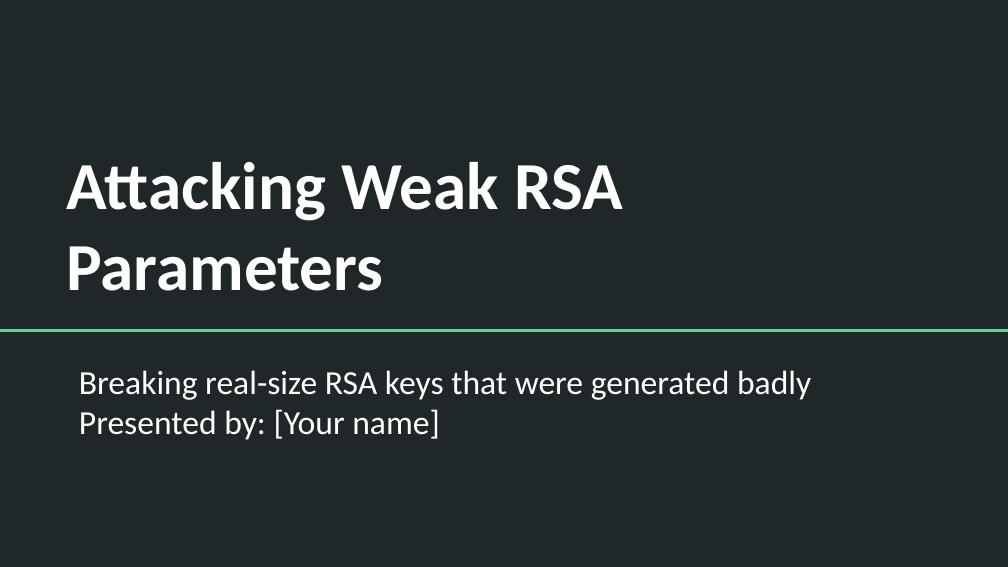
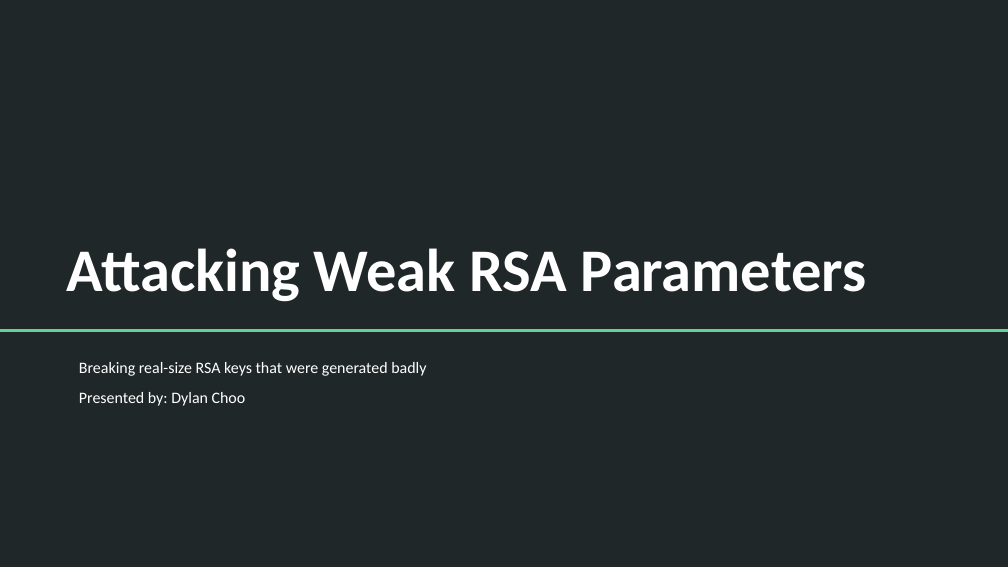
Before and after one commit to nalydch00/SC4010, a slide deck: slide 1 of Weak_RSA_Presentation.pptx. Drawn at 1008x567 pixels with LibreOffice and Linux fonts; fonts in the diff are those of the drawing. Boxes give left, top, right and bottom in pixels: in the first picture for what was removed or moved away, otherwise in the second. Text is boxed around its words. In the diff, an @@ line names an element or a change of style, - is before the commit and + after.

```diff
--- a/Weak_RSA_Presentation.pptx
+++ b/Weak_RSA_Presentation.pptx
@@ title "Attacking Weak RSA Parameters" at box(66, 248, 867, 302): size 48 to 43.2 pt @@
@@ subtitle at box(79, 362, 426, 376): size 24 to 11.4 pt in "Breaking real-size RSA keys that were generated ..."; line spacing 1 to 0.8 @@
@@ subtitle at box(79, 392, 246, 406): text changed; size 24 to 11.4 pt @@
-Presented by: [Your name]
+Presented by: Dylan Choo
```
Also in this commit, not shown: 11 other slides changed, 2 slides added, 1 slide removed, 1 other file.
